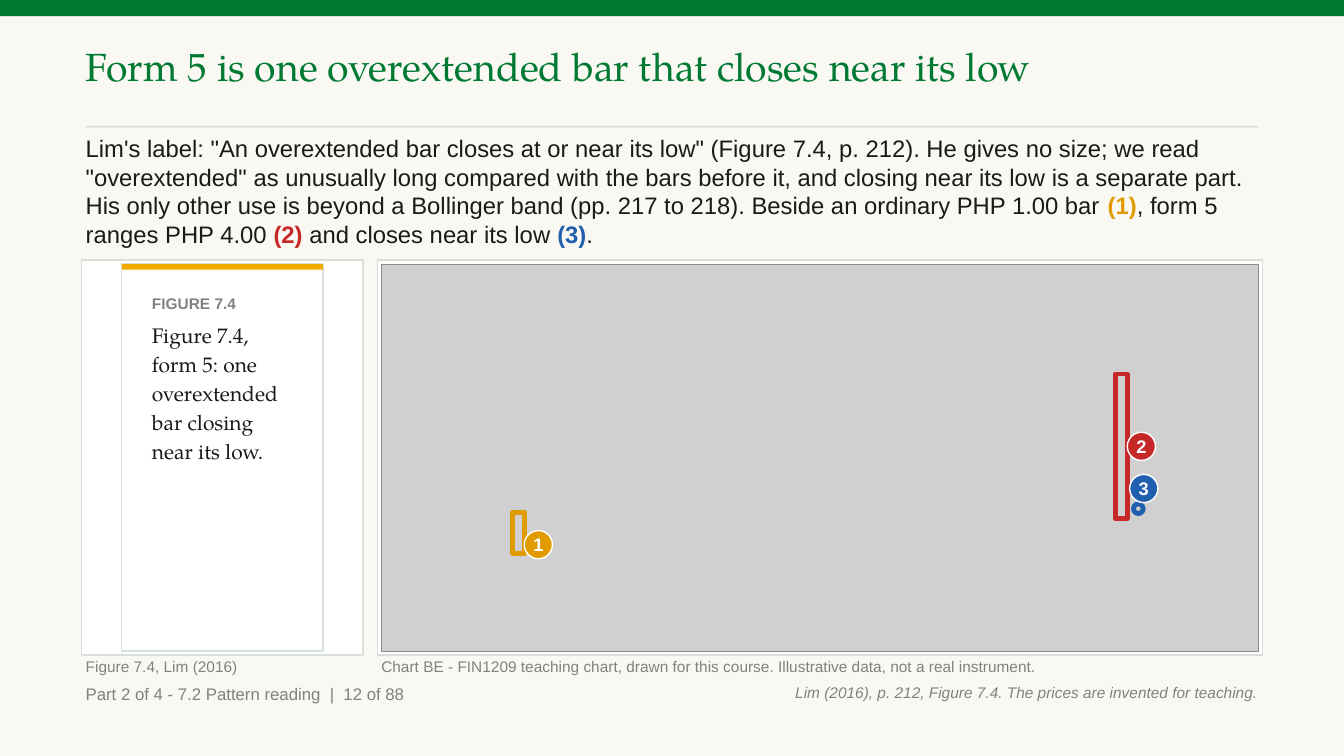
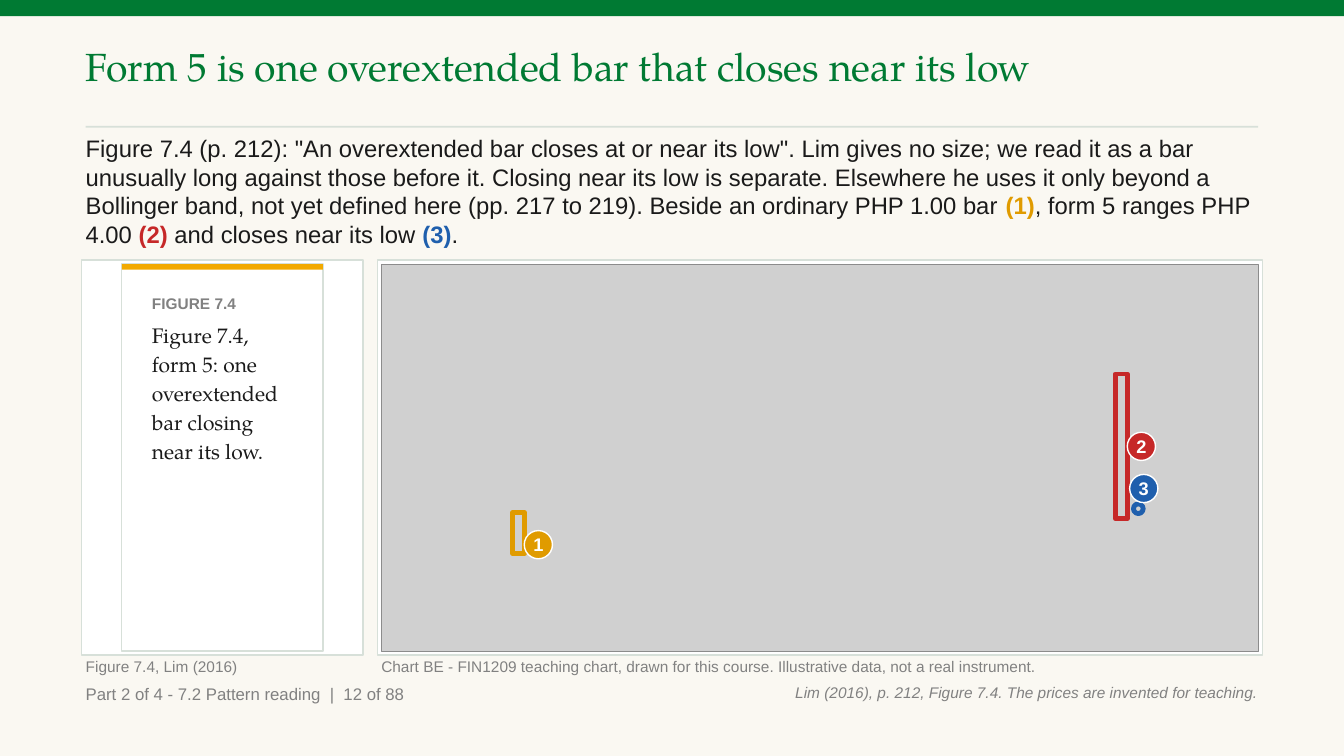
Before and after one commit to benjiesotelo-sudo/Telos_FIN1209, a slide deck: slide 52 of chapter-07/FIN1209-Chapter-07.pptx. Drawn at 1344x756 pixels with LibreOffice and Linux fonts; fonts in the diff are those of the drawing; grey boxes stand for pictures. Boxes give left, top, right and bottom in pixels: in the first picture for what was removed or moved away, otherwise in the second. Text is boxed around its words. In the diff, an @@ line names an element or a change of style, - is before the commit and + after.

Commit message:
Chapter 7: Bollinger wording on slide 52, size contrast named on slides 85, 94 and 104

```diff
--- a/chapter-07/FIN1209-Chapter-07.pptx
+++ b/chapter-07/FIN1209-Chapter-07.pptx
@@ text at [86,139,1250,248]: text changed @@
-Lim's label: "An overextended bar closes at or near its low" (Figure 7.4, p. 212). He gives no size; we read "overextended" as unusually long compared with the bars before it, and closing near its low is a separate part. His only other use is beyond a Bollinger band (pp. 217 to 218). Beside an ordinary PHP 1.00 bar (1), form 5 ranges PHP 4.00 (2) and closes near its low (3).
+Figure 7.4 (p. 212): "An overextended bar closes at or near its low". Lim gives no size; we read it as a bar unusually long against those before it. Closing near its low is separate. Elsewhere he uses it only beyond a Bollinger band, not yet defined here (pp. 217 to 219). Beside an ordinary PHP 1.00 bar (1), form 5 ranges PHP 4.00 (2) and closes near its low (3).
```
Also in this commit, not shown: 3 other slides changed, 1 other file.
